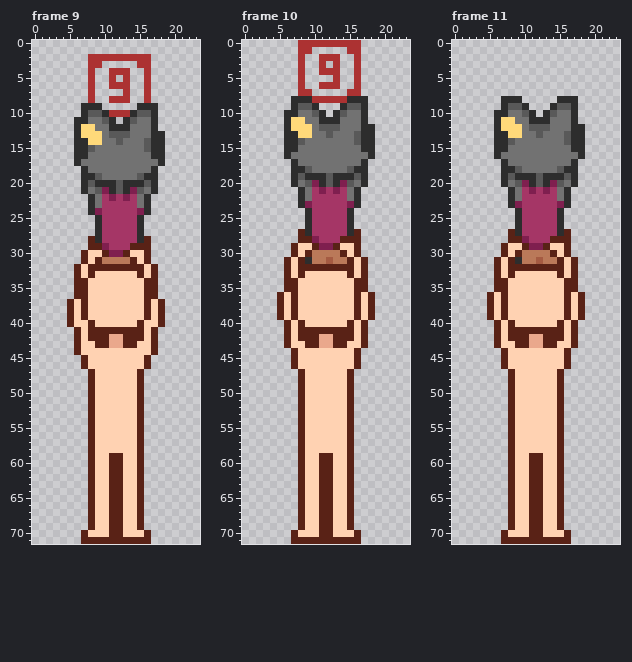
Two versions of one pixel-art file, _Soyka/wd_cat_sidequest/cat_toss/cat_toss.aseprite. The first picture shows the starting point.
24x72 pixels, 21 frames. Shown: frame 9, frame 10, frame 11. The commit also changed other frames, which this record leaves out.
Now the later version:
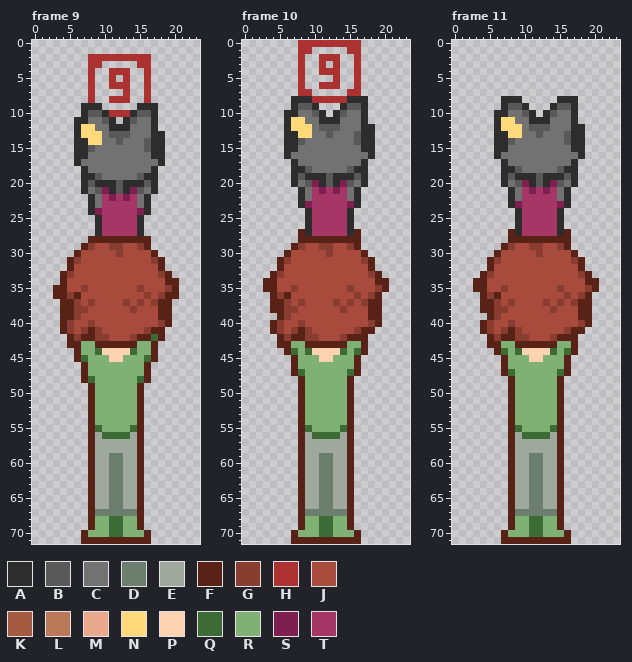
Palette (. is transparent): A #2d2d2d  B #595959  C #727272  D #6c7f6f  E #9ea89d  F #592216  G #893c30  H #ac3232  J #a84a3c  K #a55b42  L #ba7959  M #eaa88c  N #ffd97a  P #ffd2b2  Q #3c6b35  R #7fb174  S #7f1f4f  T #a53666
Diff:
layer "forest" added
layer "forest_hair" added
Frame 9, layers "forest_hair", "forest":
y 28: x 9..15 ATTTTTA -> FFFFFFF
y 29: x 7..15 .FFSTTTFF -> FGJJGGJJG
y 30: x 6..17 .FPPFSSFPPF. -> FJJJJJGJJJJF
y 31: x 5..18 ..FPFLLLLFPF.. -> FGJJJJJJJJJJGF
y 32: x 5..18 .FPFFFFFFFFPF. -> FJJJJJJJJJJJJF
y 33: x 4..19 ..FPFPPPPPPFPF.. -> FGJJJJJJJJJJJJGF
y 34: x 4..20 ..FFPPPPPPPPFF... -> FJJJJJJJJJJJJJJFF
y 35: x 3..20 ...FFPPPPPPPPFF... -> FFJJGJJJJJJJGJJJGF
y 36: x 3..5 ... -> FFG; x 7..20 FPPPPPPPPFF... -> JJJJJJJJJGJGFF
y 37: x 4 . -> F; x 6..17 PFPPPPPPPPFP -> GJGJJJJGJGJG; x 19 . -> F
y 38: x 4 . -> F; x 6..17 PFPPPPPPPPFP -> GGJJJJJJGJJJ; x 19 . -> F
y 39: x 4 . -> F; x 6..17 PFPPPPPPPPFP -> GJJJJJJJJJJJ; x 19 . -> F
y 40: x 4..19 .FPPFPPPPPPFPPF. -> FGJJGJJJJJJJJJGF
y 41: x 4..7 ..FP -> FGJG; x 9..16 FFFFFFFP -> GJJJJJJG; x 18 . -> F
y 42: x 5..7 .FP -> FGF; x 9..14 FFMMFF -> GGJJJG; x 16..18 PF. -> FQF
y 43: x 5 . -> F; x 7..8 PP -> RR; x 11..12 MM -> FF; x 15..16 PP -> RR
y 44: x 7..9 PPP -> RRQ; x 14..16 PPP -> QRR
y 45: x 6..10 .FPPP -> FQRRR; x 13..17 PPPF. -> RRRQF
y 46: x 8..15 PPPPPPPP -> RRRRRRRR
y 47: x 7..16 .FPPPPPPF. -> FRRRRRRRRF
y 48: x 7..16 .FPPPPPPF. -> FQRRRRRRQF
y 49..54: x 9..14 PPPPPP -> RRRRRR
y 55: x 9..14 PPPPPP -> QRRRRQ
y 56: x 9..14 PPPPPP -> EQQQQE
y 57..58: x 9..14 PPPPPP -> EEEEEE
y 59..66: x 9..14 PPFFPP -> EEDDEE
y 67: x 9..14 PPFFPP -> DDDDDD
y 68..69: x 9..14 PPFFPP -> RRQQRR
y 70: x 8..15 PPPFFPPP -> RRRQQRRR
Frame 10, layers "forest_hair", "forest":
y 28: x 10..13 STTT -> FFFF
y 29: x 8..15 PPFSSFPP -> GJJGGJJG
y 30: x 6..17 .FPFLLLLFPF. -> FJJJJJGJJJJF
y 31: x 5..18 .FPFALLKLLFPF. -> FGJJJJJJJJJJGF
y 32: x 5..18 .FPFFFFFFFFPF. -> FJJJJJJJJJJJJF
y 33: x 4..19 ..FPFPPPPPPFPF.. -> FGJJJJJJJJJJJJGF
y 34: x 3..20 ...FFPPPPPPPPFF... -> FFJJJJJJJJJJJJJJFF
y 35: x 3..20 ...FFPPPPPPPPFF... -> FFJJGJJJJJJJGJJJGF
y 36: x 4..19 .FPFPPPPPPPPFPF. -> FGFJJJJJJJJJGJGF
y 37: x 4 . -> F; x 6..17 PFPPPPPPPPFP -> GJGJJJJGJGJG; x 19 . -> F
y 38: x 4 . -> F; x 6..17 PFPPPPPPPPFP -> GGJJJJJJGJJJ; x 19 . -> F
y 39: x 6..17 PFPPPPPPPPFP -> GJJJJJJJJJJJ; x 19 . -> F
y 40: x 4..19 ..FPFPPPPPPFPF.. -> FGJJGJJJJJJJJJGF
y 41: x 4..7 ..FP -> FGJG; x 9..16 FFFFFFFP -> GJJJJJJG; x 18 . -> F
y 42: x 5..7 .FP -> FGF; x 9..14 FFMMFF -> GGJJJG; x 16 P -> F
y 43: x 5 . -> F; x 7..8 PP -> RR; x 11..12 MM -> FF; x 15..16 PP -> RR
y 44: x 6..9 .FPP -> FQRQ; x 14..17 PPF. -> QRQF
y 45: x 8..10 PPP -> RRR; x 13..15 PPP -> RRR
y 46: x 8..15 PPPPPPPP -> RRRRRRRR
y 47: x 7..16 .FPPPPPPF. -> FQRRRRRRQF
y 48..54: x 9..14 PPPPPP -> RRRRRR
y 55: x 9..14 PPPPPP -> QRRRRQ
y 56: x 9..14 PPPPPP -> EQQQQE
y 57..58: x 9..14 PPPPPP -> EEEEEE
y 59..66: x 9..14 PPFFPP -> EEDDEE
y 67: x 9..14 PPFFPP -> DDDDDD
y 68..69: x 9..14 PPFFPP -> RRQQRR
y 70: x 8..15 PPPFFPPP -> RRRQQRRR
Frame 11, layers "forest_hair", "forest": the same change as frame 10
